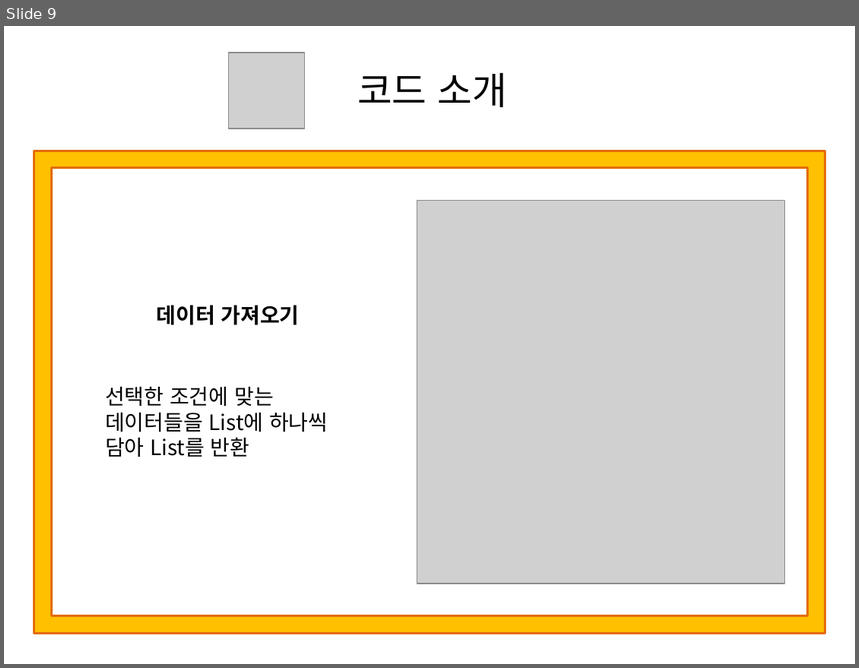
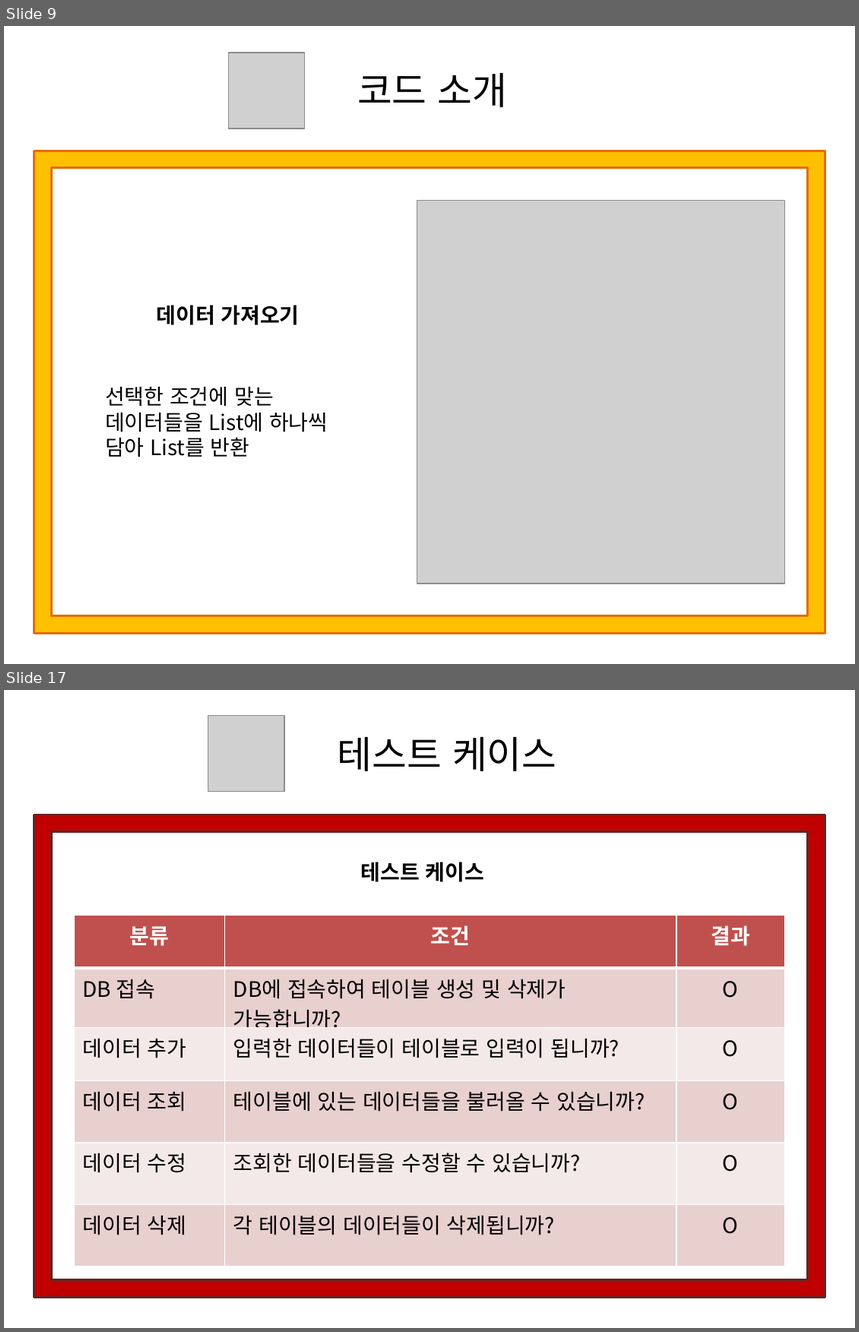
Before and after one commit to Yorgos7784/SW_Lesson, a slide deck: Portfolio/ppt/CarManagementProgram.pptx. Shown one above the other, each under a label of ours: slide 9 before the commit, slides 9 and 17 after it; the slides between them are not shown. The pictures are 859x668 and 859x1332 pixels, drawn with LibreOffice and Linux fonts; fonts in the diff are those of the drawing; grey boxes stand for pictures. Boxes give left, top, right and bottom in pixels: in the first picture for what was removed or moved away, otherwise in the second. Text is boxed around its words. In the diff, an @@ line names an element or a change of style, - is before the commit and + after.

```diff
--- a/Portfolio/ppt/CarManagementProgram.pptx
+++ b/Portfolio/ppt/CarManagementProgram.pptx
@@ slide 17 added at (x1=4, y1=690, x2=855, y2=1328), background #FFFFFF @@
@@ picture added at (x1=208, y1=716, x2=284, y2=791) @@
@@ text added at (x1=338, y1=737, x2=557, y2=771), 32 pt, text #000000 @@
+테스트 케이스
@@ frame added at (x1=34, y1=815, x2=825, y2=1298), fill #C00000, outline #632523 2 pt @@
@@ text added at (x1=361, y1=862, x2=484, y2=882), 18 pt, text #000000, bold @@
+테스트 케이스
@@ table added at (x1=75, y1=916, x2=785, y2=1267), 6 rows, 3 columns @@
+분류 | 조건 | 결과
+DB 접속 | DB에 접속하여 테이블 생성 및 삭제가 가능합니까? | O
+데이터 추가 | 입력한 데이터들이 테이블로 입력이 됩니까? | O
+데이터 조회 | 테이블에 있는 데이터들을 불러올 수 있습니까? | O
+데이터 수정 | 조회한 데이터들을 수정할 수 있습니까? | O
+데이터 삭제 | 각 테이블의 데이터들이 삭제됩니까? | O
```
Also in this commit, not shown: 1 slide changed, 9 other slides added, 36 other files.
